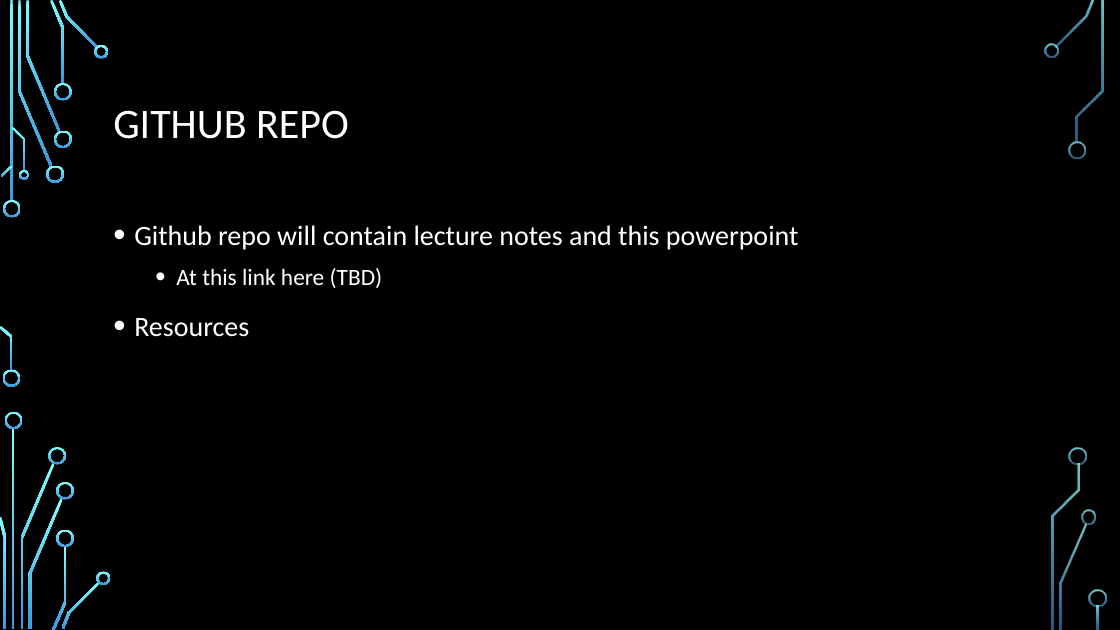
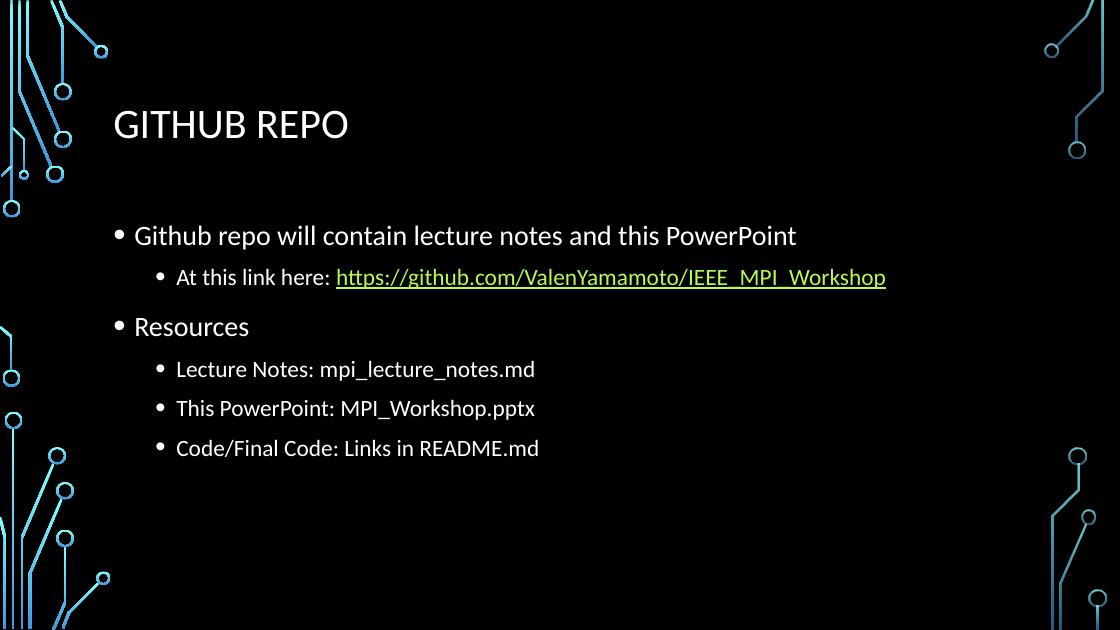
Before and after one commit to ValenYamamoto/IEEE_MPI_Workshop, a slide deck: slide 3 of MPI_Workshop.pptx. Drawn at 1120x630 pixels with LibreOffice and Linux fonts; fonts in the diff are those of the drawing; background and template pictures are left out. Boxes give left, top, right and bottom in pixels: in the first picture for what was removed or moved away, otherwise in the second. Text is boxed around its words. In the diff, an @@ line names an element or a change of style, - is before the commit and + after.

Commit message:
Oops. Now with Github links

```diff
--- a/MPI_Workshop.pptx
+++ b/MPI_Workshop.pptx
@@ text at bbox=[134, 225, 886, 289]: text changed; size 24 to 20 pt @@
-• Github repo will contain lecture notes and this powerpoint
-  • At this link here (TBD)
+• Github repo will contain lecture notes and this PowerPoint
+  • At this link here: https://github.com/ValenYamamoto/IEEE_MPI_Workshop
@@ text at bbox=[176, 360, 539, 457]: paragraphs added @@
+  • Lecture Notes: mpi_lecture_notes.md
+  • This PowerPoint: MPI_Workshop.pptx
+  • Code/Final Code: Links in README.md
```
